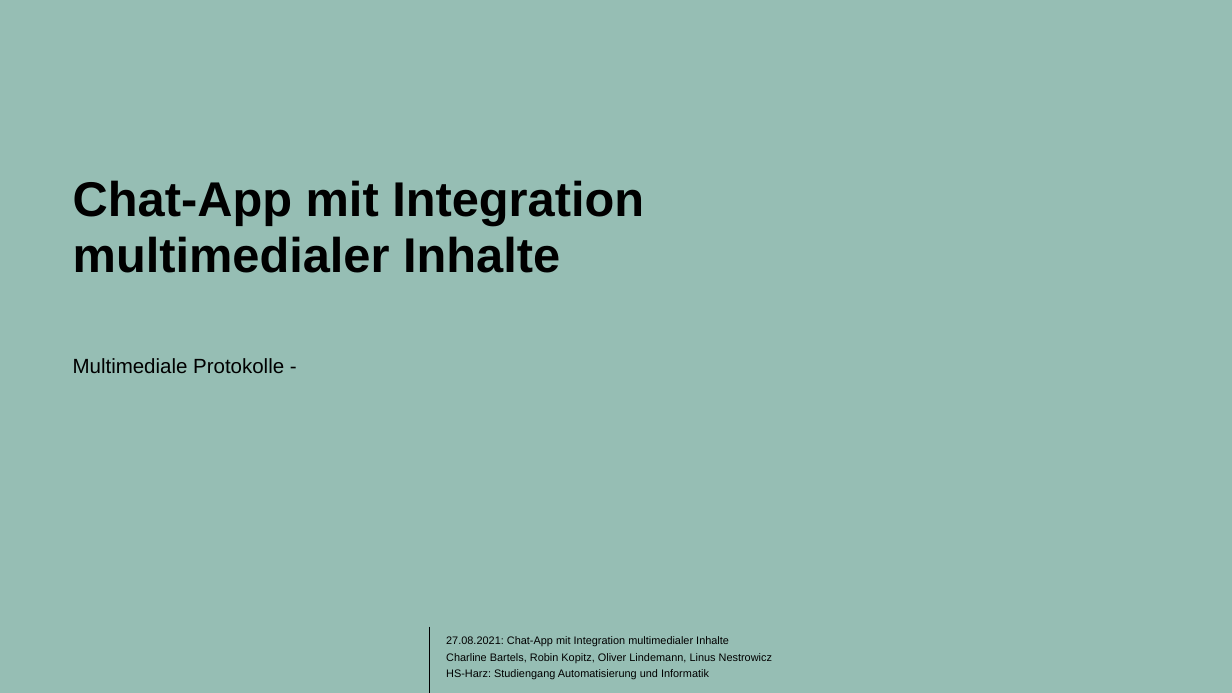
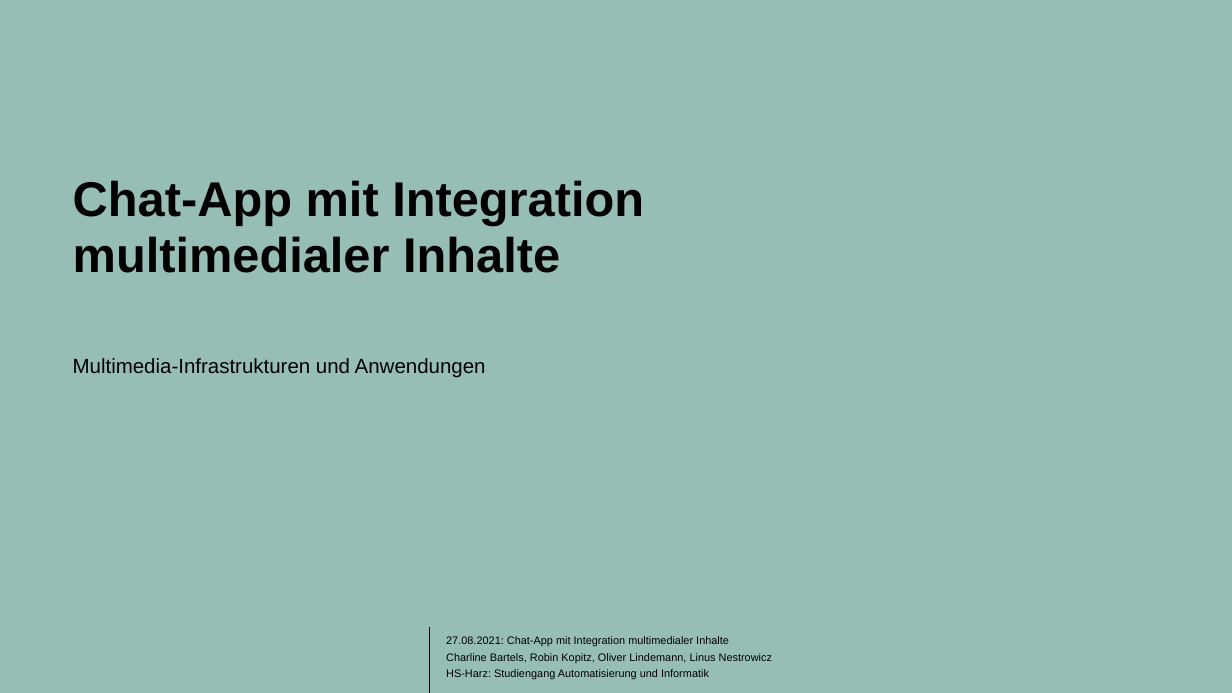
Before and after one commit to Spiderlinker/HS-Harz_Multimedia-Infrastrukturen, a slide deck: slide 1 of Dokumentation/Abschlusspräsentation Chat-App.pptx. Drawn at 1232x693 pixels with LibreOffice and Linux fonts; fonts in the diff are those of the drawing; background and template pictures are left out. Boxes give left, top, right and bottom in pixels: in the first picture for what was removed or moved away, otherwise in the second. Text is boxed around its words. In the diff, an @@ line names an element or a change of style, - is before the commit and + after.

Commit message:
Fehler behoben

```diff
--- a/Dokumentation/Abschlusspräsentation Chat-App.pptx
+++ b/Dokumentation/Abschlusspräsentation Chat-App.pptx
@@ subtitle at bbox=[73, 358, 486, 378]: text changed @@
-Multimediale Protokolle -
+Multimedia-Infrastrukturen und Anwendungen
```
